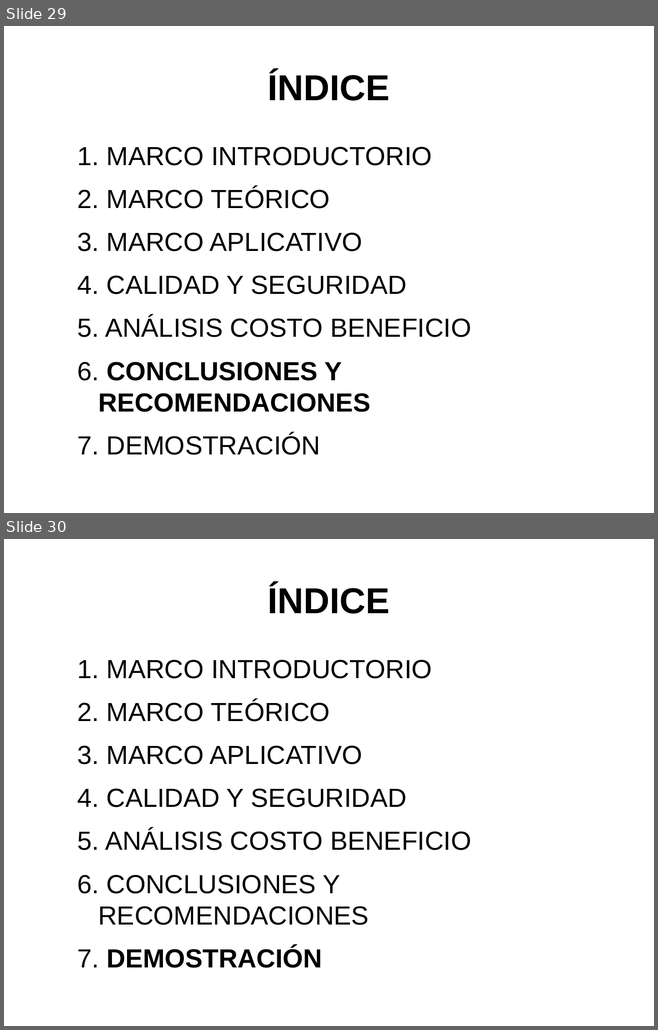
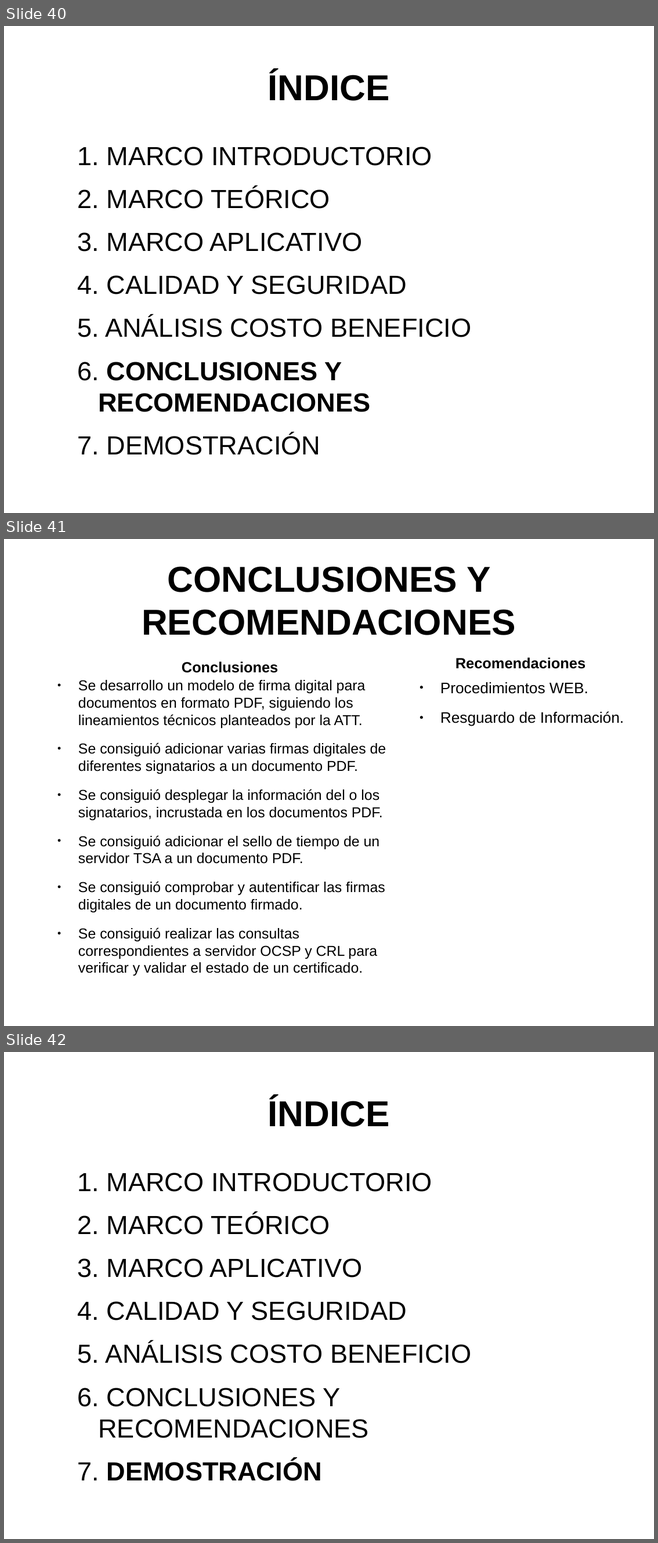
Before and after one commit to artmint/proyectoG, a slide deck: PRESENTACION - PROYECTO.odp. Shown one above the other, each under a label of ours: slides 29 and 30 before the commit, slides 40, 41 and 42 after it. The pictures are 658x1030 and 658x1543 pixels, drawn with LibreOffice and Linux fonts; fonts in the diff are those of the drawing. Boxes give left, top, right and bottom in pixels: in the first picture for what was removed or moved away, otherwise in the second. Text is boxed around its words. In the diff, an @@ line names an element or a change of style, - is before the commit and + after.

```diff
--- a/PRESENTACION - PROYECTO.odp
+++ b/PRESENTACION - PROYECTO.odp
@@ slide 41 added at (4,539,654,1026), background #FFFFFF @@
@@ title added at (141,566,516,635), 44 pt, text #000000, bold @@
+CONCLUSIONES Y RECOMENDACIONES
@@ text added at (455,657,585,669), 18 pt, text #000000, bold @@
+Recomendaciones
@@ text added at (181,661,278,673), 18 pt, text #000000, bold @@
+Conclusiones
@@ text added at (78,680,386,976), 17.6 pt, text #000000 @@
+● Se desarrollo un modelo de firma digital para documentos en formato PDF, siguiendo los lineamientos técnicos planteados por la ATT.
+● Se consiguió adicionar varias firmas digitales de diferentes signatarios a un documento PDF.
+● Se consiguió desplegar la información del o los signatarios, incrustada en los documentos PDF.
+● Se consiguió adicionar el sello de tiempo de un servidor TSA a un documento PDF.
+● Se consiguió comprobar y autentificar las firmas digitales de un documento firmado.
+● Se consiguió realizar las consultas correspondientes a servidor OCSP y CRL para verificar y validar el estado de un certificado.
@@ text added at (440,682,623,726), 18.6 pt, text #000000 @@
+● Procedimientos WEB.
+● Resguardo de Información.
@@ what was slide 29 is now slide 40 @@
@@ what was slide 30 is now slide 42 @@
```
Also in this commit, not shown: 6 slides changed, 15 other slides added, 2 slides removed, 21 other files.
